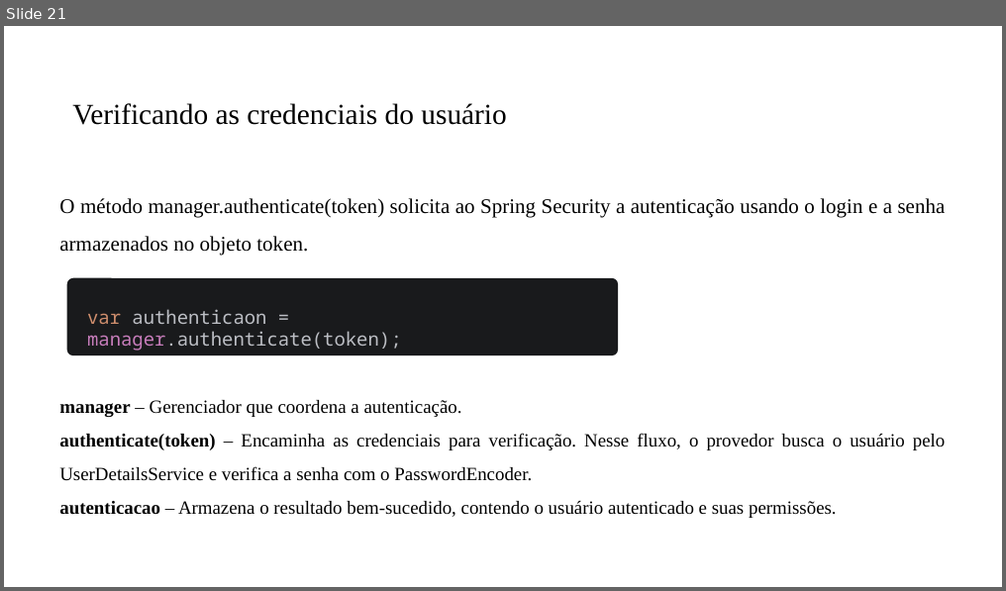
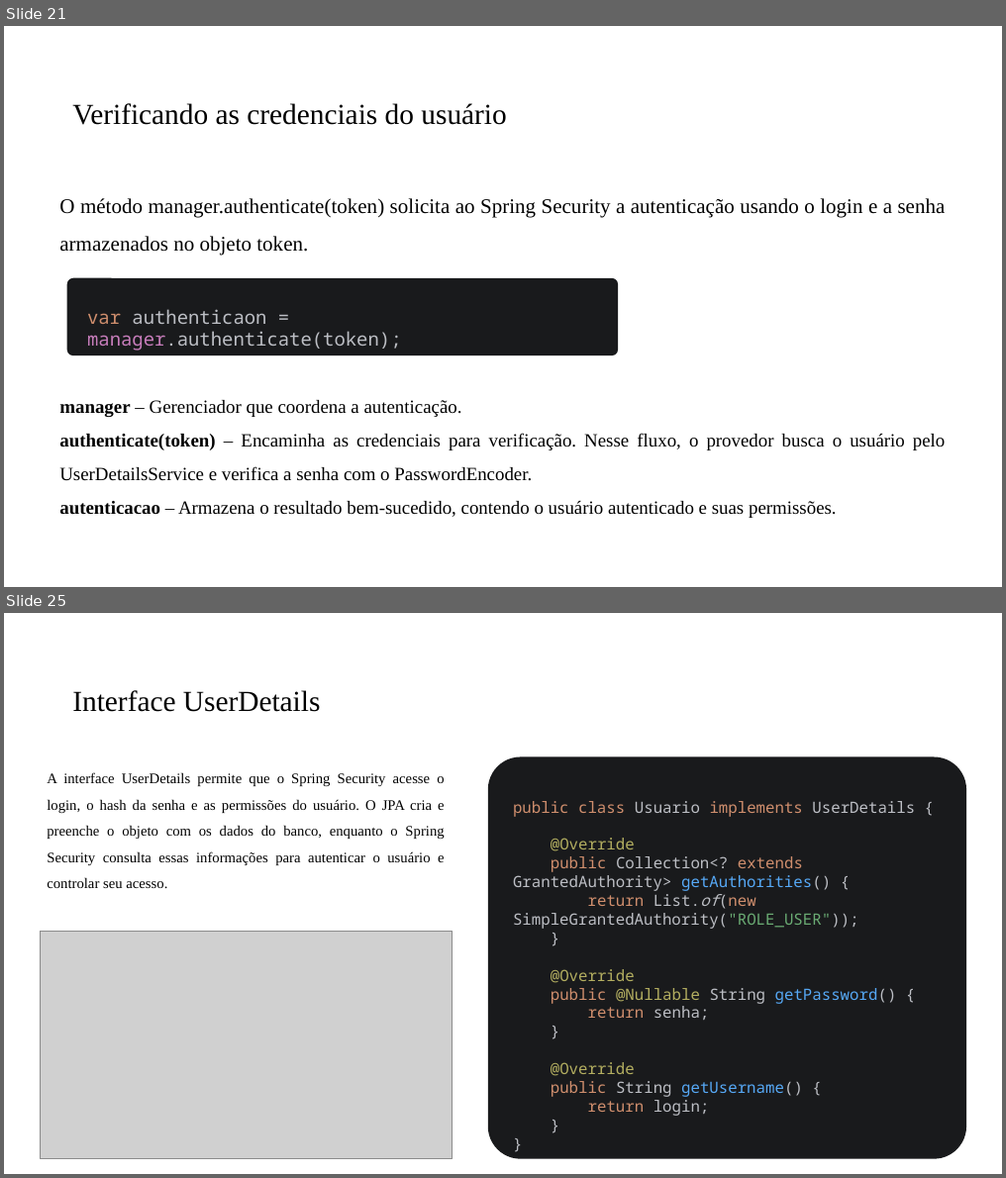
Before and after one commit to PedroMiho/UMC, a slide deck: engenharia-software/software-corporativo/boas-praticas/aula-06-spring-security/spring-security.pptx. Shown one above the other, each under a label of ours: slide 21 before the commit, slides 21 and 25 after it; the slides between them are not shown. The pictures are 1006x591 and 1006x1178 pixels, drawn with LibreOffice and Linux fonts; fonts in the diff are those of the drawing; grey boxes stand for pictures; background and template pictures are left out. Boxes give left, top, right and bottom in pixels: in the first picture for what was removed or moved away, otherwise in the second. Text is boxed around its words. In the diff, an @@ line names an element or a change of style, - is before the commit and + after.

```diff
--- a/engenharia-software/software-corporativo/boas-praticas/aula-06-spring-security/spring-security.pptx
+++ b/engenharia-software/software-corporativo/boas-praticas/aula-06-spring-security/spring-security.pptx
@@ slide 25 added at (4,613,1002,1174), background #FFFFFF @@
@@ title added at (72,690,321,712), 28 pt, text #000000 @@
+Interface UserDetails
@@ rounded rectangle added at (488,757,966,1158), fill #191A1C @@
@@ text added at (47,772,445,888), 14 pt, text #000000 @@
+A interface UserDetails permite que o Spring Security acesse o login, o hash da senha e as permissões do usuário. O JPA cria e preenche o objeto com os dados do banco, enquanto o Spring Security consulta essas informações para autenticar o usuário e controlar seu acesso.
@@ text added at (513,801,915,1116), 15 pt, text #BCBEC4 @@
+public class Usuario implements UserDetails {
+@Override
+public Collection<? extends GrantedAuthority> getAuthorities() {
+return List.of(new SimpleGrantedAuthority("ROLE_USER"));
+}
+@Override
+public @Nullable String getPassword() {
+return senha;
+}
+@Override
+public String getUsername() {
+return login;
+}
+}
@@ picture added at (40,931,452,1159) @@
```
Also in this commit, not shown: 3 slides changed, 2 other slides added, 1 slide removed, 1 other file.
